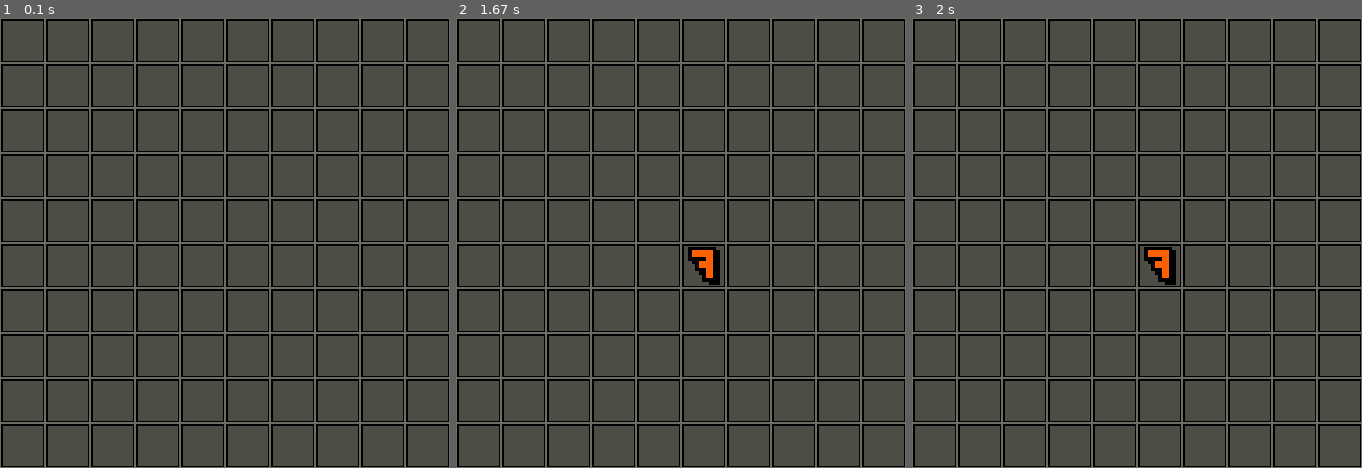
Above: before the commit, frames 1-3 (left to right).
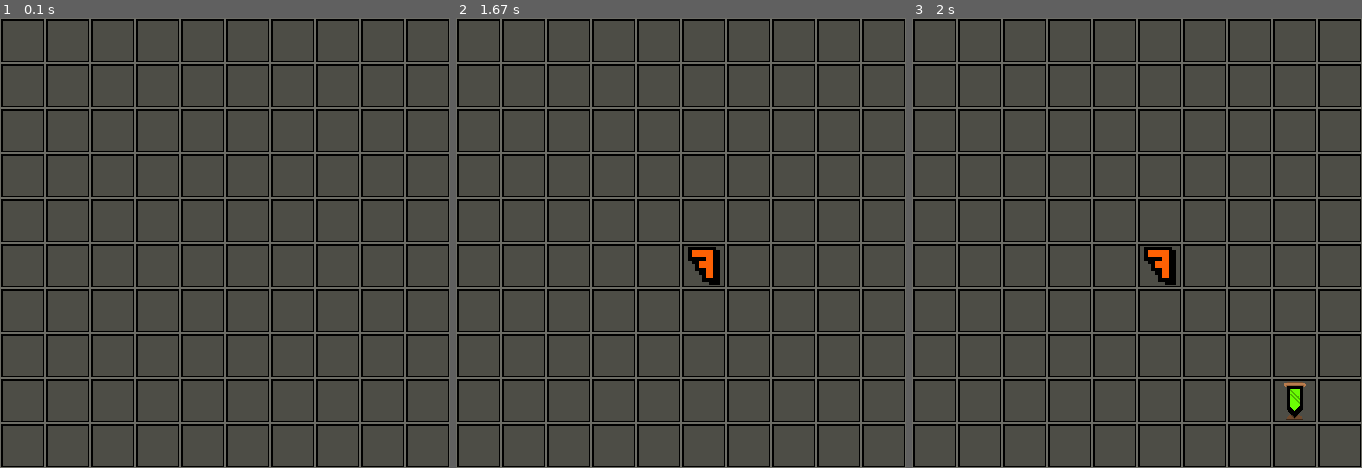
Above: after the commit, the same moments.

Repository: bcdsant/MinesweeperPyGame
Game: pygame game, started from main.py
Two runs of this game, one before a commit and one after it. Both use one fixed random seed, a clock stepped at 60 frames per second and the inputs below.
Inputs (mouse positions are in pixels of both pictures, inside the frame that each line leads up to):
- Up to frame 1 (0.1 s): no input
- Up to frame 2 (1.67 s): press the mouse at (681, 270) at 0.37 s; move the mouse to (627, 261) at 0.47 s; release the mouse at (573, 247) at 0.6 s
- Up to frame 3 (2 s): right-click (1308, 414) at 1.72 s

Frames 1-2 are identical in both runs. In frame 3, 0.3% of the frame differs, in the area x 82-88%, y 80-90%.

Commit message:
Flagging option added

Diff:
--- a/board.py
+++ b/board.py
@@ -70,14 +70,23 @@
     def reveal_piece_from_pos(self, x, y, piece_size):
         col = x//piece_size[0]
         row = y//piece_size[1]
-        self.get_piece(row, col).is_hidden = False
+        piece = self.get_piece(row, col)
+        if not piece.is_flagged:
+            piece.is_hidden = False
+
+    def flag_piece_from_pos(self, x, y, piece_size):
+        col = x//piece_size[0]
+        row = y//piece_size[1]
+        piece = self.get_piece(row, col)
+        if piece.is_hidden:
+            piece.is_flagged = not piece.is_flagged
 
 
 class Piece():
-    # TODO: improve Piece class to hold more information
     def __init__(self, name, img_ext='.png'):
         self.name = name
         self.is_hidden = True
+        self.is_flagged = False
         self.img_ext = img_ext
         self.load_piece_image()
 
--- a/game.py
+++ b/game.py
@@ -23,8 +23,10 @@
         self.draw_board()
         while running:
             for event in pygame.event.get():
+
                 if event.type == QUIT:
                     running = False
+
                 if event.type == VIDEORESIZE:
                     # resizing the window but keeping a square screen
                     # FIXME: change to keep the start screen ratio instead of keeping squared
@@ -33,10 +35,19 @@
                     else:
                         new_size = max(event.w, event.h)
                     self.update_screen(new_size, new_size)
+
+                # Leflt mouse button pressed
                 if event.type == MOUSEBUTTONDOWN and pygame.mouse.get_pressed()[0]:
                     x, y = pygame.mouse.get_pos()
                     self.board.reveal_piece_from_pos(x, y, self.piece_size)
                     self.draw_board()
+
+                # Right mouse button pressed
+                if event.type == MOUSEBUTTONDOWN and pygame.mouse.get_pressed()[2]:
+                    x, y = pygame.mouse.get_pos()
+                    self.board.flag_piece_from_pos(x, y, self.piece_size)
+                    self.draw_board()
+
             pygame.display.flip()
         pygame.quit()
 
@@ -52,7 +63,9 @@
         for col in range(self.board.size[1]):
             for row in range(self.board.size[0]):
                 piece = self.board.get_piece(col, row)
-                if piece.is_hidden:
+                if piece.is_flagged:
+                    image = Piece('flag').image
+                elif piece.is_hidden:
                     image = Piece('blank').image
                 else:
                     image = piece.image
Binary file removed: images/#9.png
